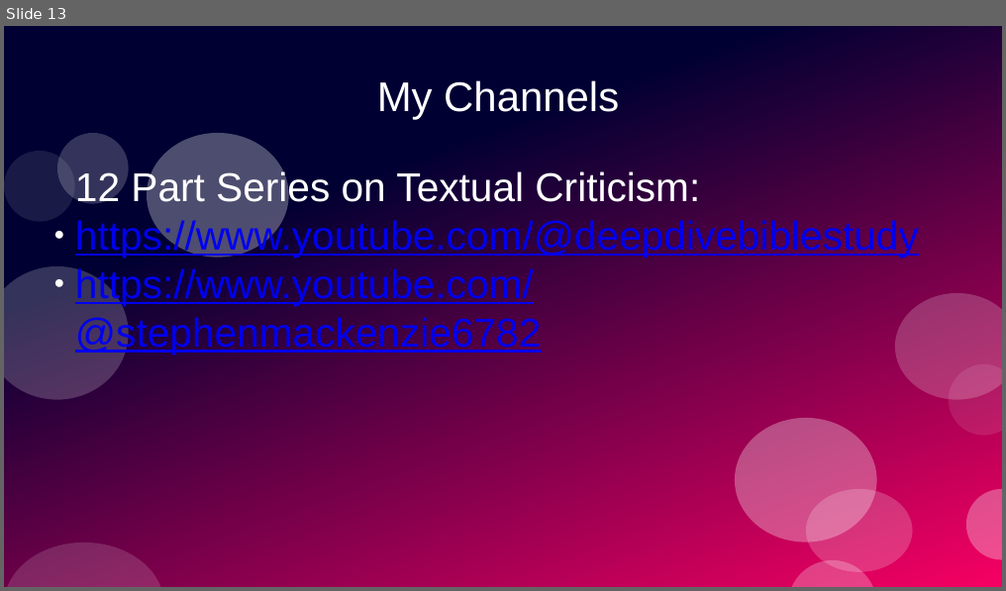
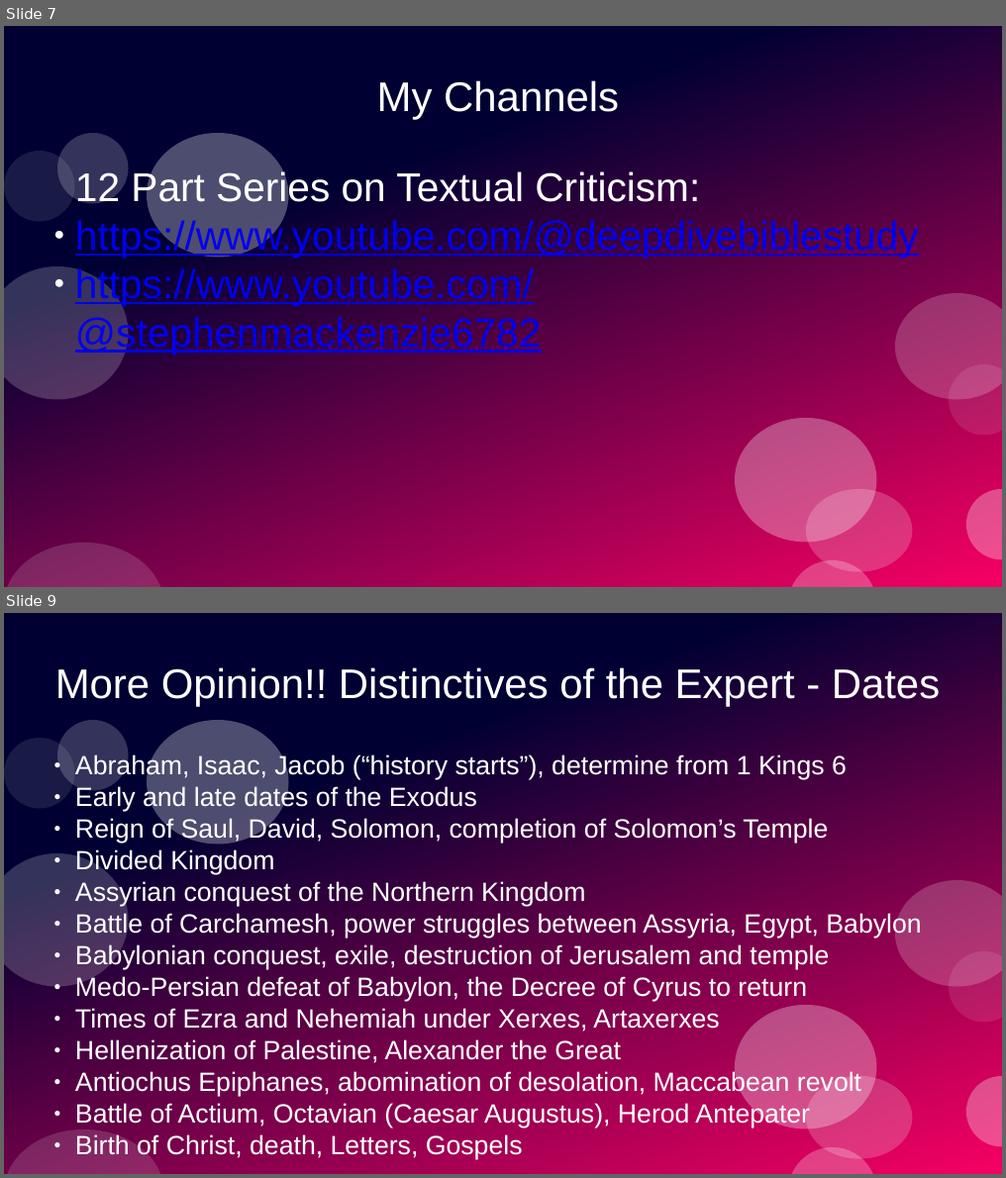
Before and after one commit to stevemac321/Catechist, a slide deck: Mastery.pptx. Shown one above the other, each under a label of ours: slide 13 before the commit, slides 7 and 9 after it; the slides between them are not shown. The pictures are 1006x591 and 1006x1178 pixels, drawn with LibreOffice and Linux fonts; fonts in the diff are those of the drawing. Boxes give left, top, right and bottom in pixels: in the first picture for what was removed or moved away, otherwise in the second. Text is boxed around its words. In the diff, an @@ line names an element or a change of style, - is before the commit and + after.

```diff
--- a/Mastery.pptx
+++ b/Mastery.pptx
@@ slide 9 added at [4,613,1002,1174], background #FFFFFF; not listed: 12 template elements that a slide beside it also shows @@
@@ title added at [55,667,940,707], 33 pt, text #FFFFFF @@
+More Opinion!! Distinctives of the Expert - Dates
@@ subtitle added at [75,755,921,1160], 21 pt, text #FFFFFF @@
+● Abraham, Isaac, Jacob (“history starts”), determine from 1 Kings 6
+● Early and late dates of the Exodus
+● Reign of Saul, David, Solomon, completion of Solomon’s Temple
+● Divided Kingdom
+● Assyrian conquest of the Northern Kingdom
+● Battle of Carchamesh, power struggles between Assyria, Egypt, Babylon
+● Babylonian conquest, exile, destruction of Jerusalem and temple
+● Medo-Persian defeat of Babylon, the Decree of Cyrus to return
+● Times of Ezra and Nehemiah under Xerxes, Artaxerxes
+● Hellenization of Palestine, Alexander the Great
+● Antiochus Epiphanes, abomination of desolation, Maccabean revolt
+● Battle of Actium, Octavian (Caesar Augustus), Herod Antepater
+● Birth of Christ, death, Letters, Gospels
@@ what was slide 13 is now slide 7 @@
```
Also in this commit, not shown: 5 slides changed, 2 other slides added, 5 slides removed, 1 other file.
